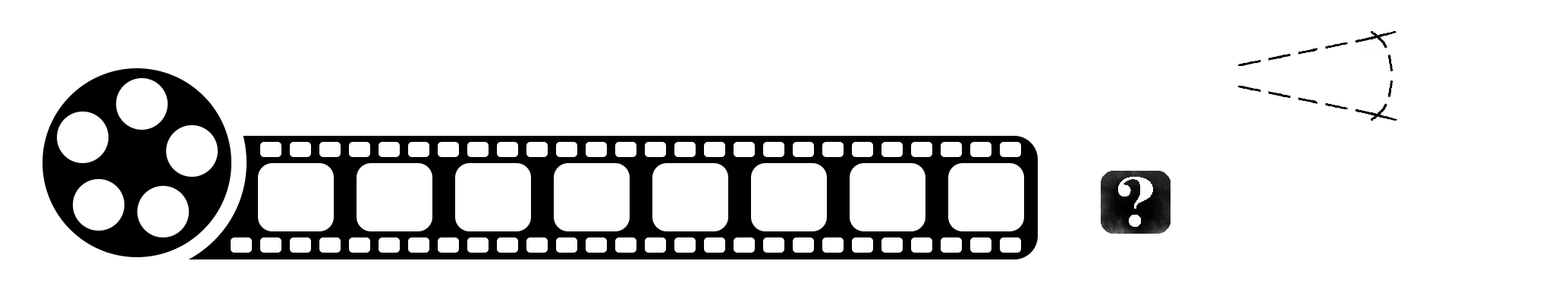
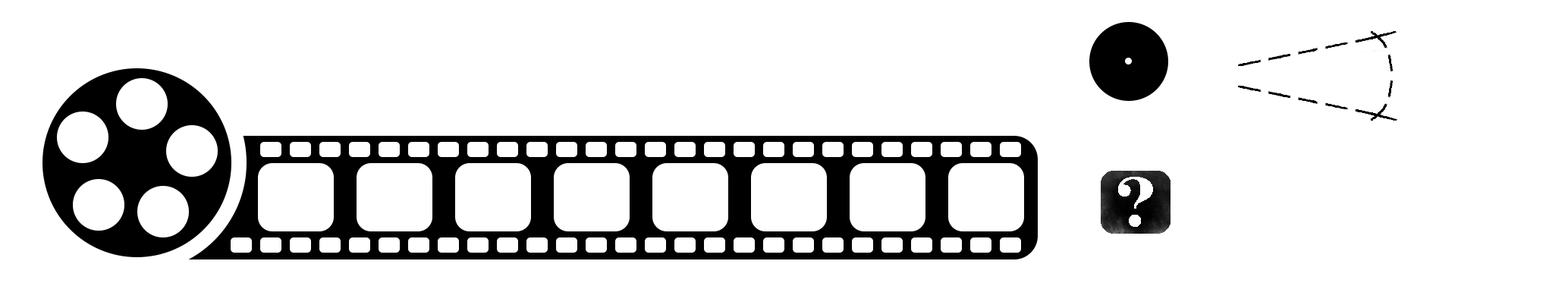
Comparing the layer stacks of the two 1568 × 305 images. Changes:
added group "Clock\" with 6 layers above "Layer 6" over [1089, 21, 1169, 101]
added layer "Ellipse 1 copy 2" in group "Clock\" over [1124, 57, 1132, 65]
added layer "Ellipse 1 copy" in group "Clock\" over [1089, 21, 1169, 101]
added layer "Ellipse 1" in group "Clock\" over [1089, 21, 1169, 101]
